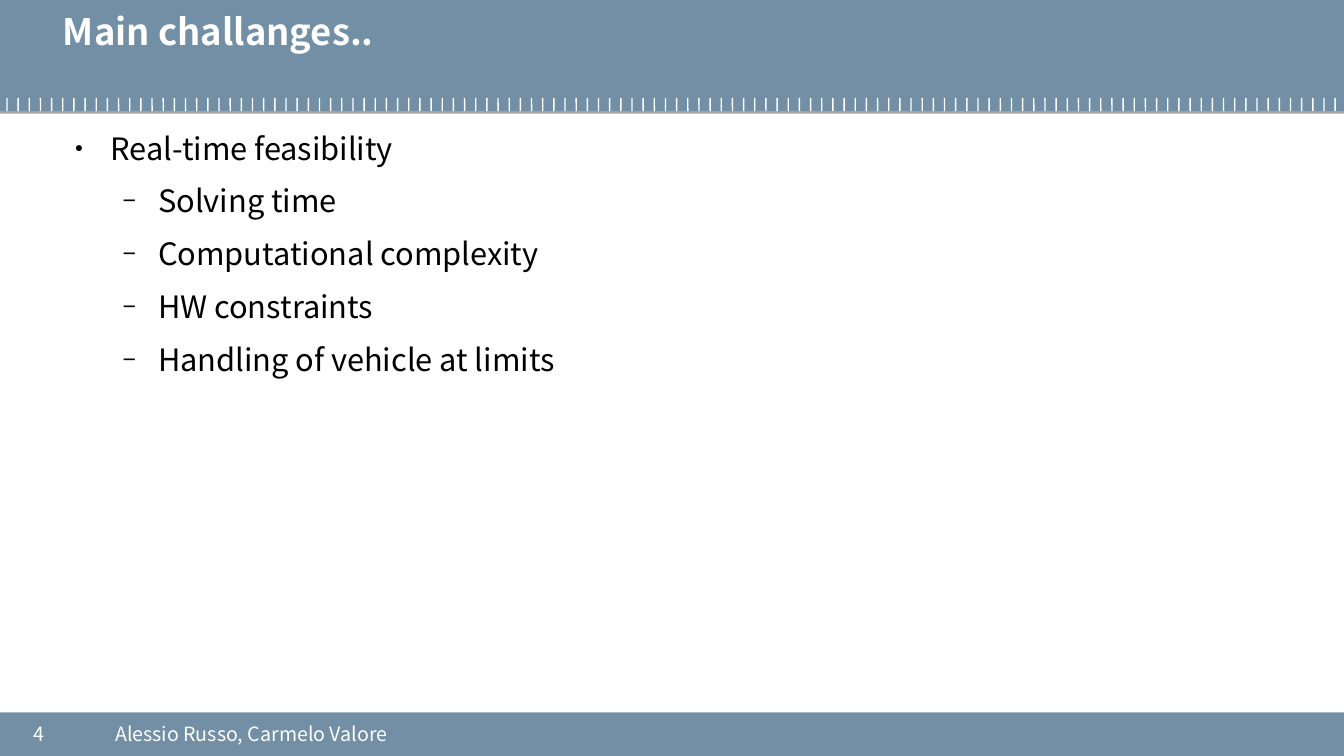
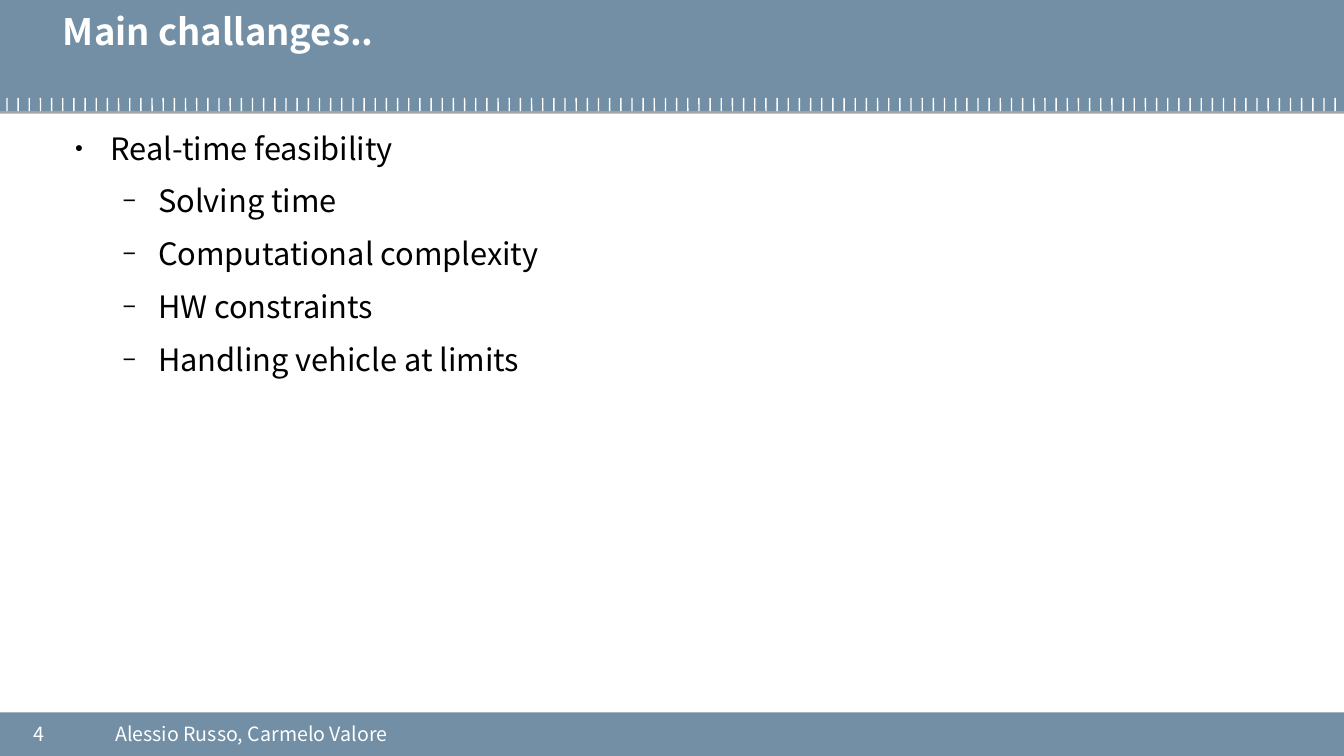
Before and after one commit to cvalore/mida2-project, a slide deck: slide 4 of presentazione_06-05-2020.odp. Drawn at 1344x756 pixels with LibreOffice and Linux fonts; fonts in the diff are those of the drawing; background and template pictures are left out. Boxes give left, top, right and bottom in pixels: in the first picture for what was removed or moved away, otherwise in the second. Text is boxed around its words. In the diff, an @@ line names an element or a change of style, - is before the commit and + after.

```diff
--- a/presentazione_06-05-2020.odp
+++ b/presentazione_06-05-2020.odp
@@ text at [158,346,519,379]: text changed @@
-  − Handling of vehicle at limits
+  − Handling vehicle at limits
```
Also in this commit, not shown: 5 other slides changed, 4 slides added.
